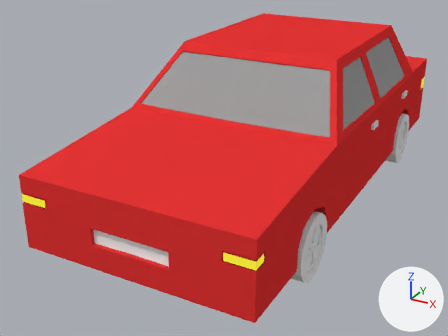
The Blender file production/assets/models/car/car_rig.blend: old version first, new version second.
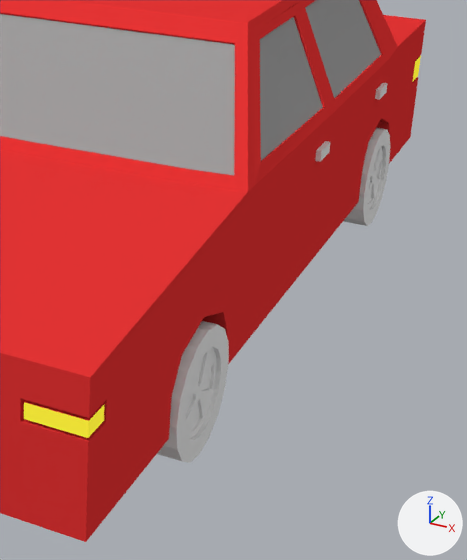
Each version is shown whole from a 50 mm lens placed at (3.96, -8.99, 4.58), pointed at (-0.49, -0.9, 0.54), then close up on the part from 47% to 100% of the width and 14% to 99% of the height. Arrows for +X, +Y and +Z are at lower right; the lights stay in place.

The first close-up shows 'car', 'door_BL', 'door_FL', 'wheel_BL', 'wheel_FL'.
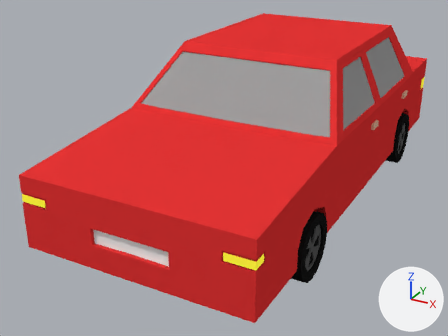
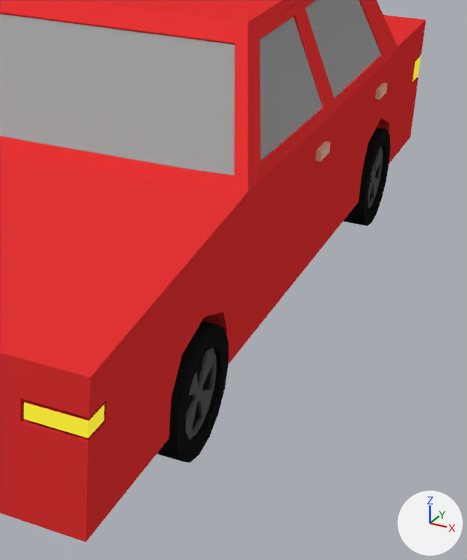
Location of each change, (x1, y1, x2, y2) in pixels of the close-ups (467 x 560 px):
part 1 of me_cylinder_006, recoloured (grey to black): (157, 321, 229, 463) in both
part 2 of me_cylinder_006, recoloured (grey to black): (186, 348, 216, 439) in both
part 3 of me_cylinder_007, recoloured (grey to black): (344, 128, 390, 226) in both
part 4 of me_cylinder_007, recoloured (grey to black): (368, 146, 383, 208) in both

Patch to the scene script:
```diff
--- a/production/assets/models/car/car_rig.blend.py
+++ b/production/assets/models/car/car_rig.blend.py
@@ me_cylinder_006 @@
 me_cylinder_006.from_pydata(...)  # 136 vertices, 122 faces; spans x -0.159..0.162, y -0.46..0.459, z -0.459..0.46
 # used by ob_wheel_fl; location = (1.506, -2.435, 0.468)
+# me_cylinder_006 part 1: 73 of the faces centred in x -0.159..0.162, y -0.442..0.442, z -0.442..0.442 switch from no material to mat_car_wheel (black #1a1a1a)
+# me_cylinder_006 part 2: all 49 faces centred in x 0.122..0.131, y -0.279..0.279, z -0.279..0.279 switch from no material to mat_car_wheel_hub (dark grey #595959)
@@ me_cylinder_007 @@
 me_cylinder_007.from_pydata(...)  # 136 vertices, 122 faces; spans x -0.169..0.152, y -0.459..0.46, z -0.459..0.46
 # used by ob_wheel_bl; location = (1.516, 2.011, 0.468)
+# me_cylinder_007 part 3: 73 of the faces centred in x -0.169..0.152, y -0.442..0.442, z -0.442..0.442 switch from no material to mat_car_wheel (black #1a1a1a)
+# me_cylinder_007 part 4: all 49 faces centred in x 0.112..0.121, y -0.279..0.279, z -0.279..0.279 switch from no material to mat_car_wheel_hub (dark grey #595959)
```
